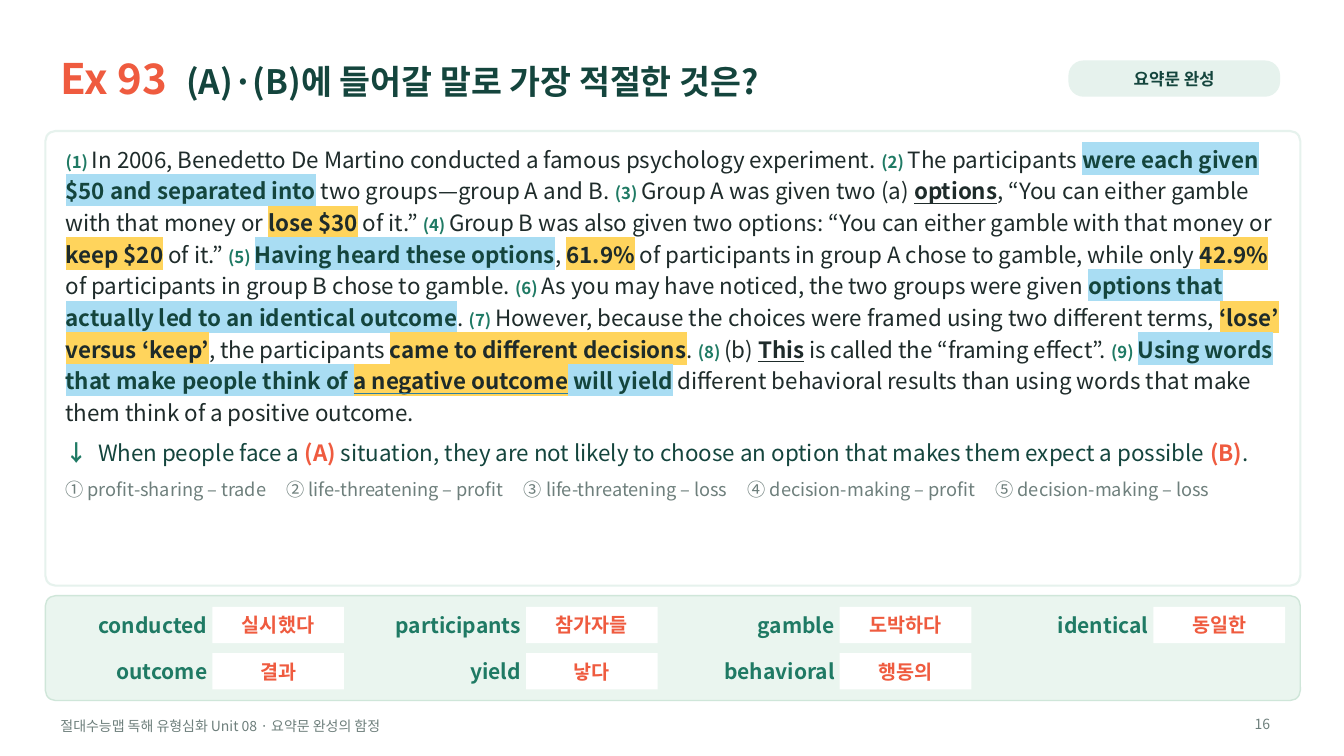
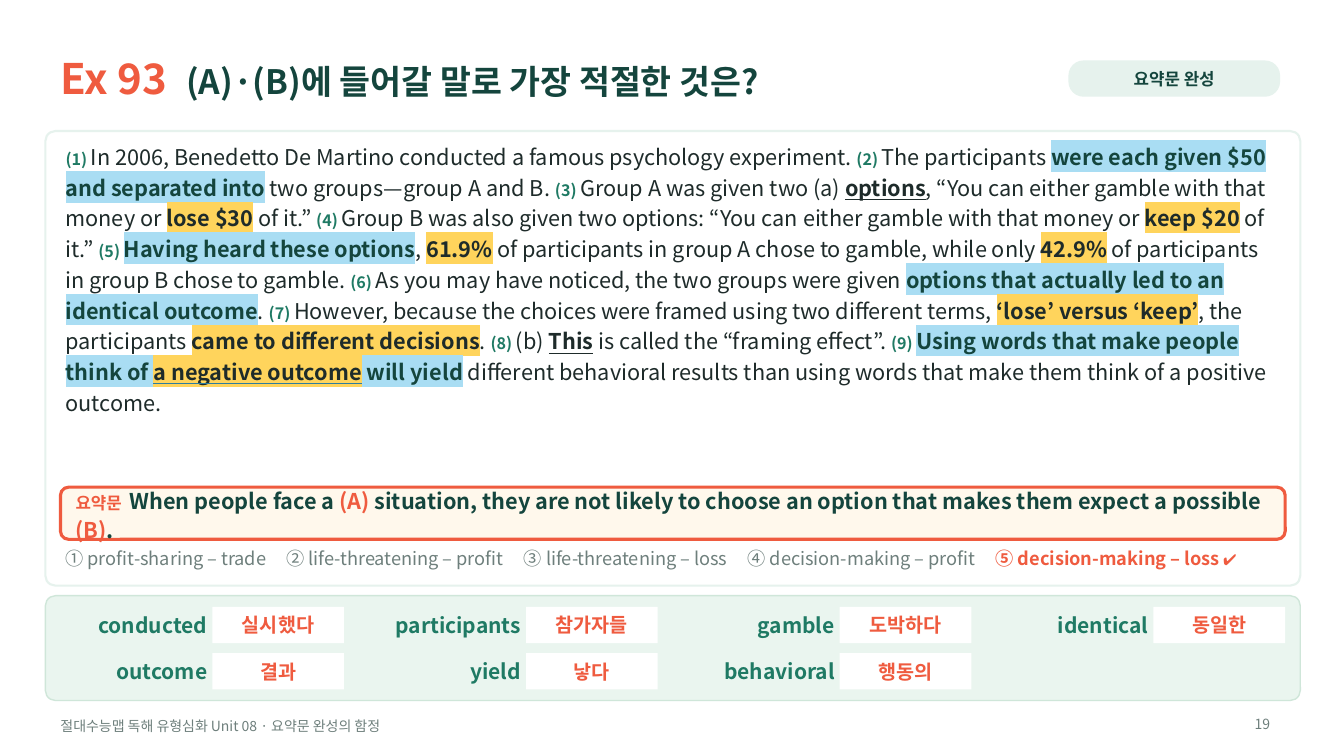
Before and after one commit to HUFSDavid/HUFSDavid, a slide deck: slide 19 of 절대수능맵_독해유형심화_Unit08_수업PPT.pptx (slide 16 before the commit). Drawn at 1344x756 pixels with LibreOffice and Linux fonts; fonts in the diff are those of the drawing. Boxes give left, top, right and bottom in pixels: in the first picture for what was removed or moved away, otherwise in the second. Text is boxed around its words. In the diff, an @@ line names an element or a change of style, - is before the commit and + after.

```diff
--- a/절대수능맵_독해유형심화_Unit08_수업PPT.pptx
+++ b/절대수능맵_독해유형심화_Unit08_수업PPT.pptx
@@ text "(1) In 2006, Benedetto De ..." at <box>66,146,1267,412</box>: size 12 to 11.5 pt in "(1) (2) (3) (4) (5) (6) (7) ..."; size 16 to 15.5 pt @@
@@ text at <box>66,442,1248,501</box>: paragraphs removed @@
-↓ When people face a (A) situation, they are not likely to choose an option that makes them expect a possible (B).
-① profit-sharing – trade ② life-threatening – profit ③ life-threatening – loss ④ decision-making – profit ⑤ decision-making – loss
@@ rounded rectangle added at <box>60,487,1286,539</box>, fill #FFF8EC, outline #EF5B3F 2.25 pt @@
@@ text added at <box>76,487,1261,542</box>, 15.5 pt, text #14453D, bold @@
+요약문 When people face a (A) situation, they are not likely to choose an option that makes them expect a possible (B).
@@ text added at <box>66,549,1220,570</box>, 13 pt, text #6E7F7C @@
+① profit‑sharing – trade ② life‑threatening – profit ③ life‑threatening – loss ④ decision‑making – profit ⑤ decision‑making – loss ✔
@@ page number at <box>1255,718,1271,729</box>: text changed @@
-16
+19
```
Also in this commit, not shown: 13 other slides changed, 5 slides added, 2 slides removed, 5 other files.
